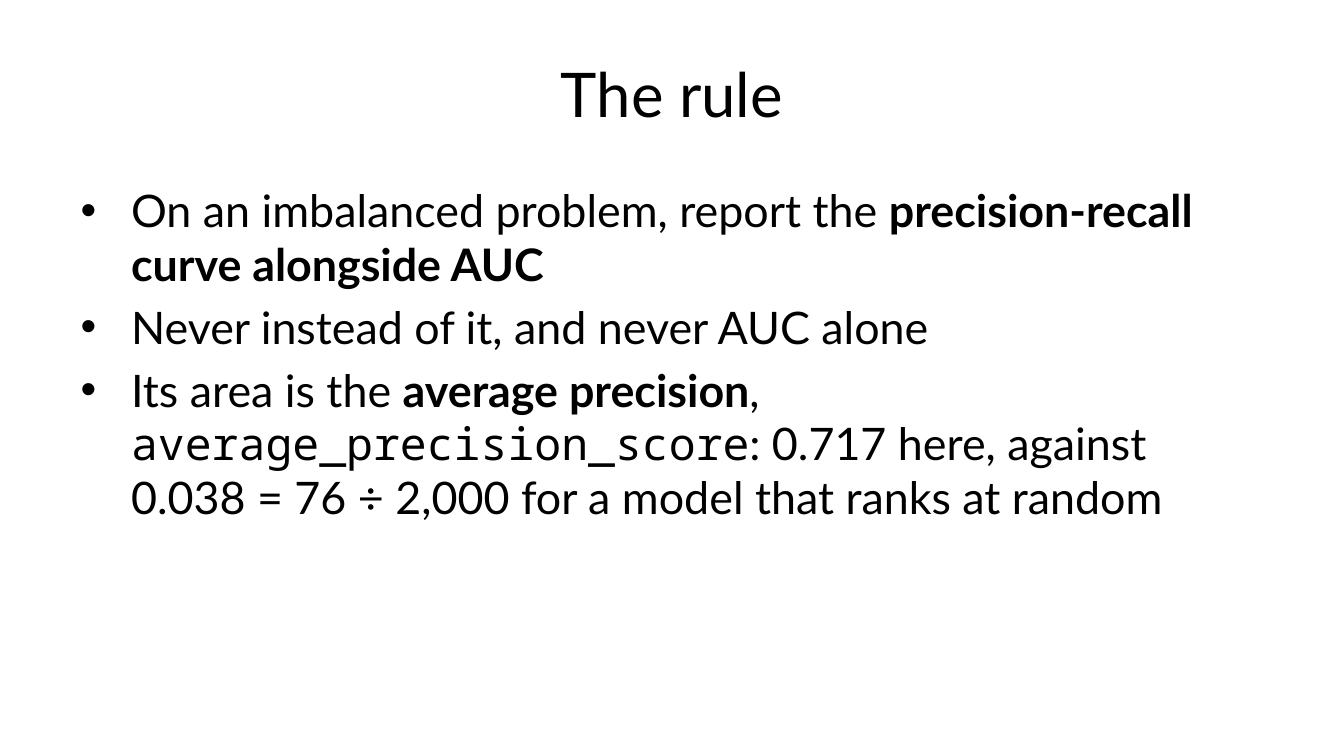
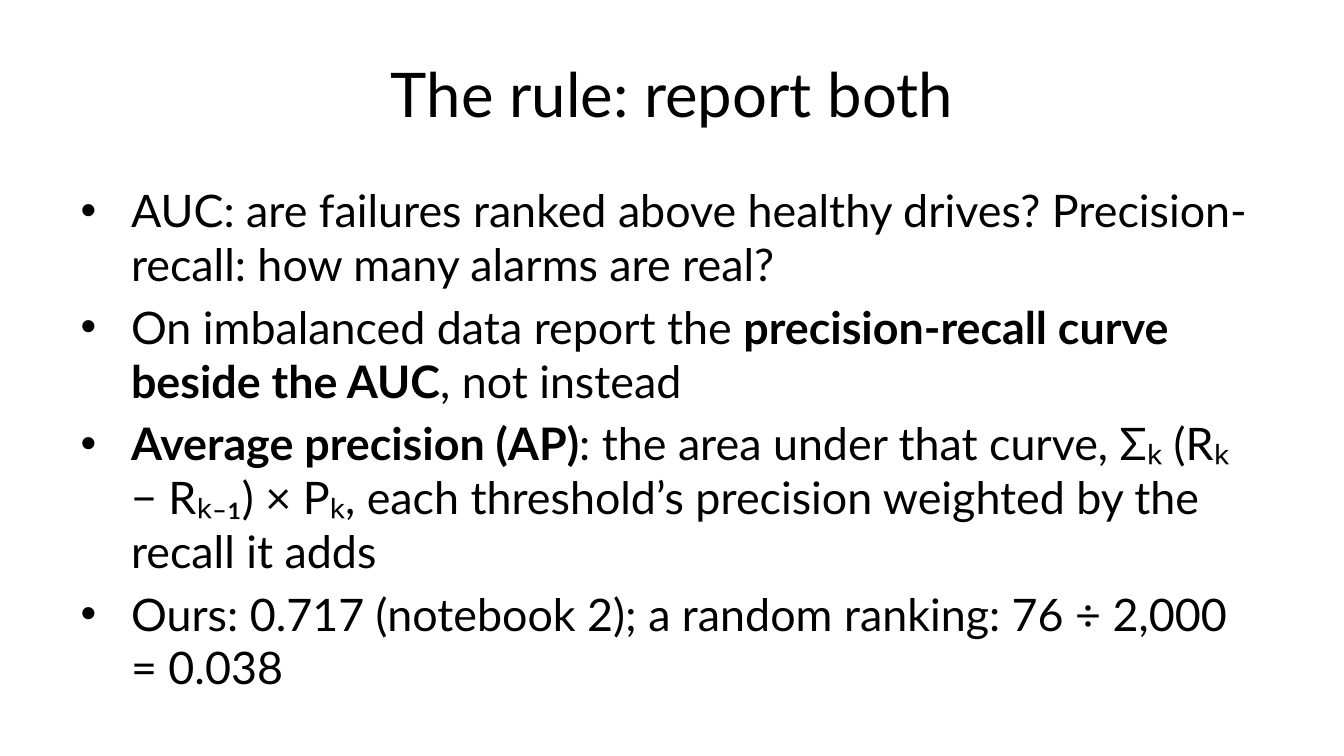
Before and after one commit to fabioantonini/technologies-for-artificial-intelligence, a slide deck: slide 50 of Lessons/04_classification_and_metrics/Slides/classification_and_metrics_slides.pptx. Drawn at 1344x756 pixels with LibreOffice and Linux fonts; fonts in the diff are those of the drawing; background and template pictures are left out. Boxes give left, top, right and bottom in pixels: in the first picture for what was removed or moved away, otherwise in the second. Text is boxed around its words. In the diff, an @@ line names an element or a change of style, - is before the commit and + after.

```diff
--- a/Lessons/04_classification_and_metrics/Slides/classification_and_metrics_slides.pptx
+++ b/Lessons/04_classification_and_metrics/Slides/classification_and_metrics_slides.pptx
@@ title at bbox=[391, 71, 953, 128]: text changed @@
-The rule
+The rule: report both
@@ text at bbox=[131, 194, 1247, 685]: text changed @@
-• On an imbalanced problem, report the precision-recall curve alongside AUC
-• Never instead of it, and never AUC alone
-• Its area is the average precision, average_precision_score: 0.717 here, against 0.038 = 76 ÷ 2,000 for a model that ranks at random
+• AUC: are failures ranked above healthy drives? Precision-recall: how many alarms are real?
+• On imbalanced data report the precision-recall curve beside the AUC, not instead
+• Average precision (AP): the area under that curve, Σₖ (Rₖ − Rₖ₋₁) × Pₖ, each threshold’s precision weighted by the recall it adds
+• Ours: 0.717 (notebook 2); a random ranking: 76 ÷ 2,000 = 0.038
```
Also in this commit, not shown: 4 other slides changed, 3 slides added, 1 slide removed, 19 other files.
